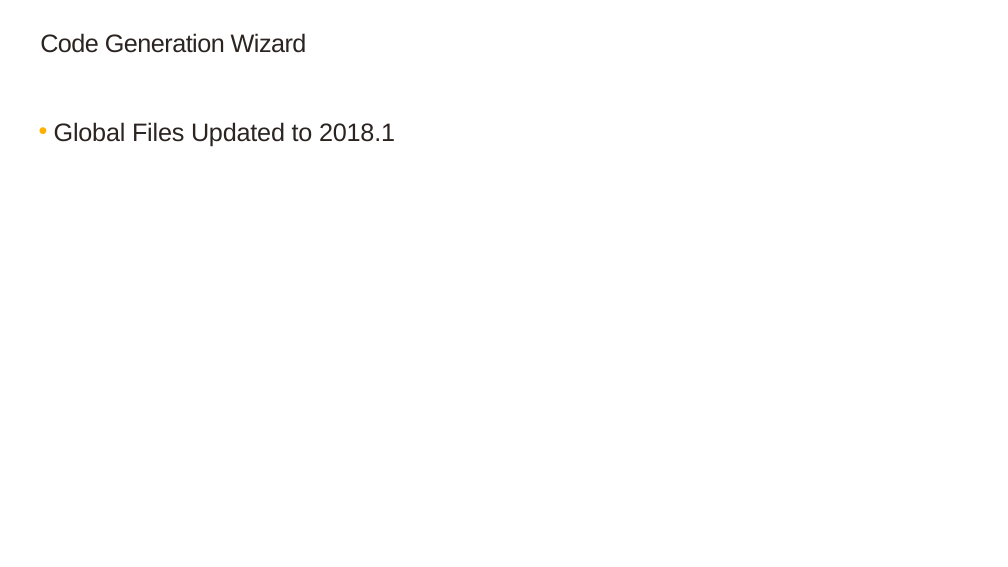
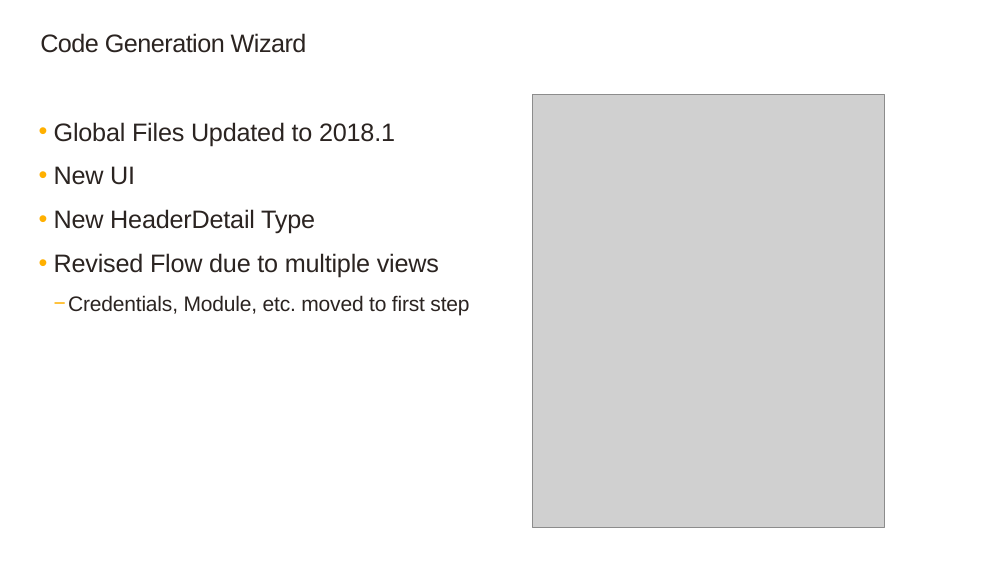
Before and after one commit to SageNADev/Sage300-SDK, a slide deck: slide 5 of docs/presentations/Sage300SDK_2018.1WebSDKOverview.pptx. Drawn at 1008x567 pixels with LibreOffice and Linux fonts; fonts in the diff are those of the drawing; grey boxes stand for pictures; background and template pictures are left out. Boxes give left, top, right and bottom in pixels: in the first picture for what was removed or moved away, otherwise in the second. Text is boxed around its words. In the diff, an @@ line names an element or a change of style, - is before the commit and + after.

```diff
--- a/docs/presentations/Sage300SDK_2018.1WebSDKOverview.pptx
+++ b/docs/presentations/Sage300SDK_2018.1WebSDKOverview.pptx
@@ picture added at <box>533,94,885,527</box> @@
@@ text at <box>54,166,469,316</box>: paragraphs added @@
+  • New UI
+  • New HeaderDetail Type
+  • Revised Flow due to multiple views
+    − Credentials, Module, etc. moved to first step
```
Also in this commit, not shown: 3 other slides changed, 8 slides added, 1 other file.
